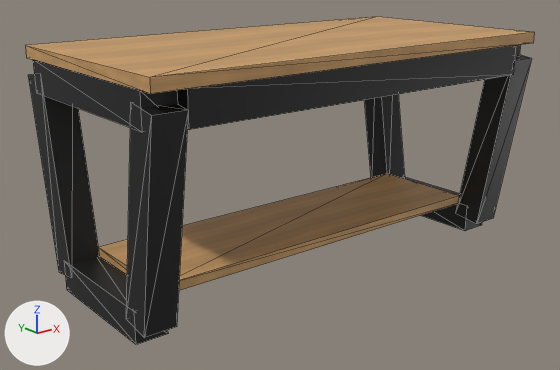
Before and after pictures for a commit that changed the glTF model img/modelos/mesa-living-nord-estante.glb.
Both versions are drawn from a 50 mm lens placed at (-1.3, -1.555, 0.836), pointed at (-0.05, 0.006, 0.212). Every picture has the same lights, and +X, +Y and +Z are marked at lower left. The first picture is the older version. Mesh edges are drawn as thin lines.

Objects in the first picture: 'Estante inferior de madera (proporción aproximada)', 'Larguero longitudinal superior de hierro 80 x 80 mm.001', 'Pata inclinada hacia adentro, perfil 80 x 80 mm', 'Pata inclinada hacia adentro, perfil 80 x 80 mm.001', 'Pata inclinada hacia adentro, perfil 80 x 80 mm.002', 'Pata inclinada hacia adentro, perfil 80 x 80 mm.003', 'Tapa de madera maciza 120 x 60 x 3 cm', 'Travesaño inferior del trapecio, ancho exterior 44 cm', 'Travesaño inferior del trapecio, ancho exterior 44 cm.001', 'Travesaño superior del trapecio, ancho exterior 60 cm' and 1 more.
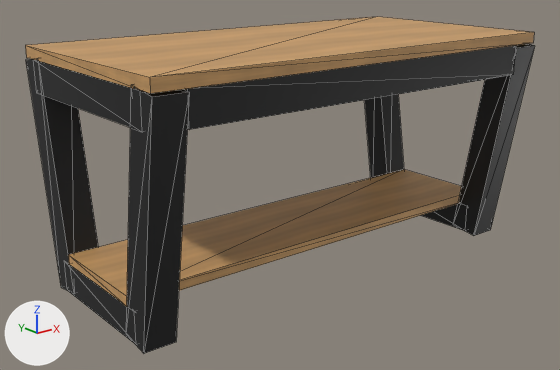
Pixel boxes [x1, y1, x2, y2] of what changed, in the pictures (560 x 370 px):
'Estante inferior de madera (proporción aproximada)', rescaled (9% wider, 18% taller): before [98, 174, 460, 290]; after [68, 169, 462, 306]
'Pata inclinada hacia adentro, perfil 80 x 80 mm.001', moved, rescaled (14% taller): before [126, 103, 188, 338]; after [126, 86, 189, 353]
'Pata inclinada hacia adentro, perfil 80 x 80 mm', rescaled (15% taller): before [28, 74, 100, 278]; after [26, 58, 98, 293]
'Pata inclinada hacia adentro, perfil 80 x 80 mm.003', rescaled (7% wider, 13% taller): before [456, 54, 531, 224]; after [454, 44, 534, 236]

What changed in the scene script:
```text
Change ob_pata_inclinada_hacia_adentro__perfil_80_x_80_mm:
    ob_pata_inclinada_hacia_adentro__perfil_80_x_80_mm.scale: (0.08, 0.501, 0.08) -> (0.08, 0.577, 0.08)
Change ob_pata_inclinada_hacia_adentro__perfil_80_x_80_mm_001:
    ob_pata_inclinada_hacia_adentro__perfil_80_x_80_mm_001.location: (-0.56, -0.22, 0.287) -> (-0.56, -0.22, 0.285)
    ob_pata_inclinada_hacia_adentro__perfil_80_x_80_mm_001.scale: (0.08, 0.501, 0.08) -> (0.08, 0.577, 0.08)
Change ob_pata_inclinada_hacia_adentro__perfil_80_x_80_mm_003:
    ob_pata_inclinada_hacia_adentro__perfil_80_x_80_mm_003.scale: (0.08, 0.501, 0.08) -> (0.08, 0.577, 0.08)
Change ob_estante_inferior_de_madera__proporción_aproximada:
    ob_estante_inferior_de_madera__proporción_aproximada.scale: (1.04, 0.3, 0.025) -> (1.2, 0.3, 0.025)
```
